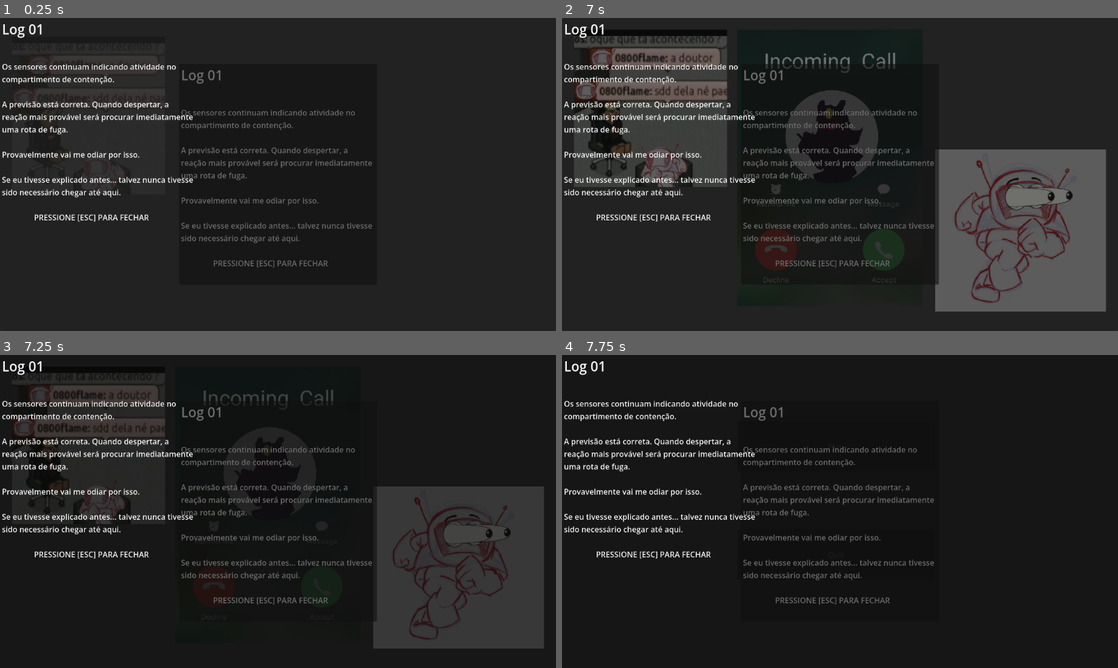
Above: before the commit, frames 1-4 (two rows, left to right).
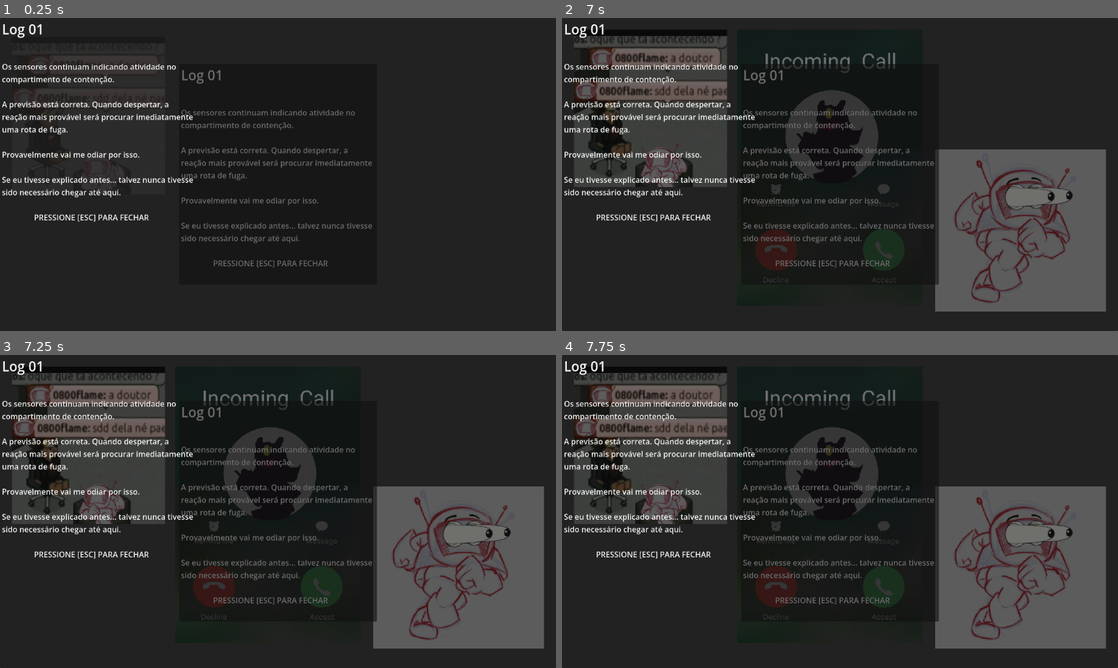
Above: after the commit, the same moments.

Repository: Nickashu/Laje-2026-Grupo-Verde
Game: Godot game, scene res://cenas/cutscene_final.tscn
Same seed, same stepped clock (60 frames per second), same inputs: the game is played once before the commit and once after it. This scene is started directly instead of the project's main scene. The engine's default icon, where the game draws it, is replaced by a stand-in: a white triangle on a blue panel in a dark square.
Inputs (mouse positions are in pixels of both pictures, inside the frame that each line leads up to):
- Up to frame 1 (0.25 s): no input
- Up to frame 2 (7 s): tap Enter (ui_accept) at 0.5, 0.77, 1.25, 1.52, 2.75, 3.02, 3.5, 3.77, 4.25, 4.52, 5, 6.02, 6.77 s; move the mouse to (962, 158) at 0.52 s; hold Right (ui_right) 0.53-1.28 s; click (962, 158) at 0.6 s; move the mouse to (728, 190) at 1.27 s; hold Down (ui_down) 1.28-2.03 s; tap E (interagir) at 1.35, 4.35 s; move the mouse to (895, 105) at 2.02 s; hold Right (ui_right) 2.03-2.78 s; hold T (troca_de_modo) 2.03-2.78 s; move the mouse to (812, 237) at 2.77 s; hold Up (ui_up) 2.78-3.53 s; tap R at 2.85, 5.85 s; click (812, 237) at 2.92 s; move the mouse to (1006, 221) at 3.52 s; hold Left (ui_left) 3.53-5.03 s; click (1006, 221) at 3.6 s; move the mouse to (673, 127) at 4.27 s; move the mouse to (867, 174) at 5.02 s; hold Down (ui_down) 5.03-5.78 s; hold T (troca_de_modo) 5.03-5.78 s; click (867, 174) at 5.17 s; move the mouse to (756, 96) at 5.77 s; hold Right (ui_right) 5.78-6.53 s; move the mouse to (962, 158) at 6.52 s; hold Up (ui_up) from 6.53 s (still down); click (962, 158) at 6.6 s
- Up to frame 3 (7.25 s): keep holding Up (ui_up)
- Up to frame 4 (7.75 s): move the mouse to (728, 527) at 7.27 s; release Up (ui_up) at 7.28 s; hold Right (ui_right) from 7.28 s (still down); tap E (interagir) at 7.35 s; click (728, 527) at 7.42 s; tap Enter (ui_accept) at 7.52 s

Frames 1-2 are identical in both runs. In frame 3, 19% of the frame differs, in the area x 2-98%, y 6-94%; in frame 4, 30%, in the area x 0-100%, y 0-100%.
Error after the commit: Invalid call. Nonexistent function 'load_scene' in base 'Nil'. (res://scripts/cutscene_final.gd:10)

Commit message:
transicação correta do main_menu

Diff:
--- a/cenas/main_menu.tscn
+++ b/cenas/main_menu.tscn
@@ -2,6 +2,7 @@
 
 [ext_resource type="Script" uid="uid://bs7lmebj7omi0" path="res://scripts/main_menu.gd" id="1_06t4h"]
 [ext_resource type="AudioStream" uid="uid://bq0fi23wwbi4j" path="res://assets/Assets - Sonorização/select2.wav" id="2_dplvp"]
+[ext_resource type="PackedScene" uid="uid://coif6fgu27xtc" path="res://cenas/transição.tscn" id="3_6r73n"]
 
 [node name="MainMenu" type="Control" unique_id=288828817]
 layout_mode = 3
@@ -31,5 +32,7 @@
 [node name="AudioStreamPlayer2D" type="AudioStreamPlayer2D" parent="." unique_id=1641024993]
 stream = ExtResource("2_dplvp")
 
+[node name="Transição" parent="." unique_id=1853033744 instance=ExtResource("3_6r73n")]
+
 [connection signal="pressed" from="Play" to="." method="_on_play_pressed"]
 [connection signal="pressed" from="Quit" to="." method="_on_quit_pressed"]
--- a/scripts/main_menu.gd
+++ b/scripts/main_menu.gd
@@ -1,10 +1,11 @@
 extends Control
 
 @onready var select = $AudioStreamPlayer2D
+@onready var transicao = $"Transição"
 
 func _on_play_pressed() -> void:
 	select.play()
-	Transição.load_scene("res://cenas/cena_teste.tscn")
+	transicao.load_scene("res://cenas/cena_teste.tscn")
 
 func _on_quit_pressed() -> void:
 	get_tree().quit()
Not shown: 1 places in cenas/transição.tscn that only renumber resources
